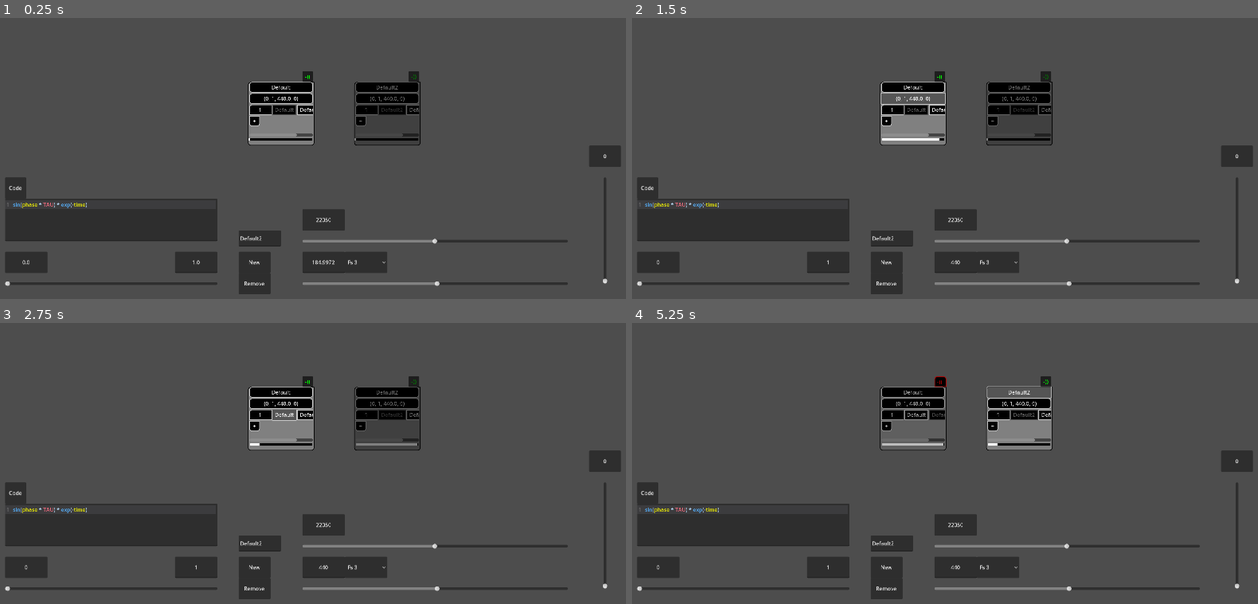
Above: before the commit, frames 1-4 (two rows, left to right).
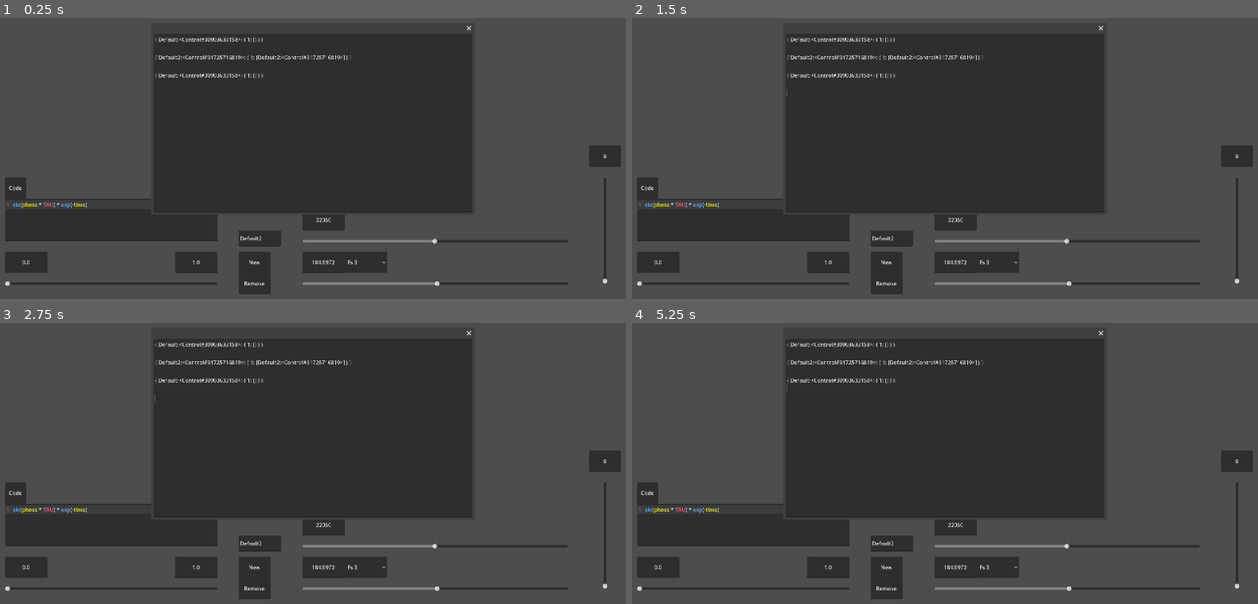
Above: after the commit, the same moments.

Repository: MarshallNekiu/SoundCreator
Game: Godot game, scene res://scenes/main_scene.tscn
Two runs of this game, one before a commit and one after it. Both use one fixed random seed, a clock stepped at 60 frames per second and the inputs below.
Inputs:
- Up to frame 1 (0.25 s): no input
- Up to frame 2 (1.5 s): click "Default" at 0.5 s; click "(0, 1, 440.0, 0)" at 1.25 s
- Up to frame 3 (2.75 s): click "Default" at 2 s
- Up to frame 4 (5.25 s): click "Default2" at 2.75 s; click "+" at 3.5 s; click "-))" at 4.25 s; click "Default2" at 5 s

The runs differ from the first frame. In frame 1, 30% of the frame differs, in the area x 24-76%, y 2-70%; in frame 2, 30%; in frame 3, 30%; in frame 4, 31%, in the area x 3-76%, y 2-88%.
Error after the commit: Invalid assignment of property or key 'text' with value of type 'String' on a base object of type 'null instance'. (res://scripts/sub_control.gd:47)

Commit message:
Add files via upload

Diff:
--- /dev/null
+++ b/scripts/NodeD.gd
@@ -0,0 +1,47 @@
+extends Node2D
+
+
+func _ready():
+	var found := [await get_signals(self, [], true), ""]
+	for i in found[0]:
+		found[1] += str(i) + "\n"
+		for j in found[0][i]:
+			found[1] += str(j) + "\n"
+		found[1] += "\n"
+	OS.alert(found[1], "Connections to: Test._ready and lambdas")
+
+
+func get_signals(node:Node = self, requested_method:Array[Callable] = [], show_lambdas := false)  -> Dictionary:
+	if not has_node("Window"):
+		var window := Window.new()
+		window.size = get_viewport_rect().size * 0.75
+		window.initial_position = Window.WINDOW_INITIAL_POSITION_CENTER_MAIN_WINDOW_SCREEN
+		var text := TextEdit.new()
+		text.size = window.size
+		window.add_child(text, true)
+		add_child(window, true)
+		window.connect("close_requested", func ():
+			text.clear()
+			window.set_block_signals(true)
+			await get_signals()
+			window.set_block_signals(false))
+		window.connect("size_changed", func (): text.size = window.size)
+
+	var found := {node: []}
+	var indent := ""
+	for i in range(str(node.get_path()).split("/").size() * 3 - 8): indent += "\t"
+	$Window/TextEdit.text += "\n\n" + indent + node.name + "\n" + indent + str(node.get_path()) + "\n"
+	for SIGNAL in node.get_signal_list():
+		for CONNECTION in node.get_signal_connection_list(SIGNAL["name"]):
+				await get_tree().create_timer(0.01).timeout
+				if requested_method.is_empty() and not show_lambdas:
+					$Window/TextEdit.text +=  "\t\t\t" + indent + str(CONNECTION["signal"]) + "\t\t\t\t\t\t" + str(CONNECTION["callable"]) + "\n"
+					found[node].append(CONNECTION)
+					continue
+				if CONNECTION["callable"] in requested_method or (show_lambdas and "<anonymous lambda>(lambda)" == str(CONNECTION["callable"])):
+					$Window/TextEdit.text += "\t\t\t" + indent + str(CONNECTION["signal"]) + "\t\t\t\t\t\t" + str(CONNECTION["callable"]) + "\t\t\t\tREQUESTED CONNECTION\n"
+					found[node].append(CONNECTION)
+	if found[node].is_empty(): found.erase(node)
+	for i in node.get_children():
+		found.merge(await get_signals(i, requested_method, show_lambdas))
+	return found
--- a/scripts/generator.gd
+++ b/scripts/generator.gd
@@ -1,6 +1,7 @@
 extends AudioStreamPlayer2D
 
 
+var waves := ["sin(phase * TAU) * exp(-time)"]
 var vol := false
 var frame := 0
 var executer := Expression.new()
@@ -12,10 +13,13 @@
 var time:float = 0
 
 
-func _init():
-	AudioServer.add_bus(-1)
-	bus = AudioServer.get_bus_name(-1)
-	executer.parse("sin(phase * TAU) * exp(-time)")
+func set_values(values := {"time_start": 0, "time_end": 1.0, "hz": 440.0, "volume": 0, "mix_rate": Global.mix_rate[2]}):
+	time_start = values["time_start"]
+	time_end = values["time_end"]
+	hz = values["hz"]
+	stream.mix_rate = values["mix_rate"]
+	increment = hz / stream.mix_rate
+	volume_db = values["volume"]
 
 
 func _process(_delta):
@@ -24,11 +28,14 @@
 
 func fill_buffer():
 	frame += 1
-	time = time_end - $Time.time_left
+	time = 3.0 - $Time.time_left
 
 	for i in range(get_stream_playback().get_frames_available()):
 
-		var equation = executer.execute([], self)
+		var equation := 0 as float
+		for j in waves:
+			executer.parse(j)
+			equation += executer.execute([], self)
 
 		get_stream_playback().push_frame(Vector2.ONE * equation)
 
@@ -38,9 +45,9 @@
 
 
 func create_track():
-	increment = hz / (stream.mix_rate)
+	increment = hz / stream.mix_rate
 	frame = -1
-	$Time.start(time_end - time_start)
+	$Time.start(3.0 - time_start)
 	process_mode = Node.PROCESS_MODE_INHERIT
 	vol = true
 
--- a/scripts/main_scene.gd
+++ b/scripts/main_scene.gd
@@ -1,11 +1 @@
 extends Node2D
-
-
-# Called when the node enters the scene tree for the first time.
-func _ready():
-	pass # Replace with function body.
-
-
-# Called every frame. 'delta' is the elapsed time since the previous frame.
-func _process(delta):
-	pass
--- a/scripts/sub.gd
+++ b/scripts/sub.gd
@@ -1,11 +1,16 @@
 extends Control
 
-signal connect(node: String)
-signal focused()
-signal start()
+signal connect(connection: Dictionary)
+signal disconnect(connection: Dictionary)
+signal focused(SELF: Control)
+signal start(SELF: Control)
+signal debug(data)
 
-@onready var connections := {$Box/ScrollBox/VBox/HBox/Time.text: [get_parent().get_node($Box/ScrollBox/VBox/HBox/Connection.text)] }
+@onready var connections:Dictionary = {$Box/ScrollBox/VBox/HBox/Time.text.to_float(): [get_parent().get_node($Box/ScrollBox/VBox/HBox/Connection.text)] as Array[Control]}
 @onready var default_h_box := $Box/ScrollBox/VBox/HBox.duplicate()
+
+var values := {"time_start": 0 as float, "time_end": 1.0, "hz": 440.0, "volume": 0 as float, "mix_rate": Global.mix_rate[2] as int}
+var code := "sin(phase * TAU) * exp(-time)"
 
 
 func _ready():
@@ -14,50 +19,38 @@
 	create()
 
 
-func set_values(vals: Vector4, mix_rate: float):
-	$Generator.time_start = str("%.2f" % vals.x).to_float()
-	$Generator.time_end = str("%.2f" % vals.y).to_float()
-	$Generator/Track.max_value = str("%.2f" % vals.y).to_float()
-	$Generator.hz = str("%.4f" % vals.z).to_float()
-	$Generator.volume_db = str("%.2f" % vals.w).to_float()
-	if mix_rate: $Generator.stream.mix_rate = mix_rate
+func set_values(vals := {"time_start": 0 as float, "time_end": 1.0, "hz": 440.0, "volume": 0 as int, "mix_rate": Global.mix_rate[2] as int}):
+	for i in vals:
+		match i:
+			"time_start":
+				values[i] = clamp(vals[i], 0, 599.99)
+			"time_end":
+				values[i] = clamp(vals[i], 0.01, 600.0)
+			"hz":
+				values[i] = clamp(vals[i], 1.0, 1000.0)
+			"volume":
+				values[i]= clamp(vals[i], 0, 24)
+			"mix_rate":
+				values[i] = clamp(vals[i], 5, 48000)
 
-	$Box/Values.text = str(vals)
-
-
-func focus():
-	emit_signal("focused")
+	$Box/Values.text = str(Vector4(values["time_start"], values["time_end"], values["hz"], values["volume"]))
 
 
 func create():
+	emit_signal("disconnect", connections)
 	connections.clear()
 
-	for i in $Timer.get_children():
-		i.queue_free()
+	for hbox in $Box/ScrollBox/VBox.get_children().filter(func (x): return x.is_in_group("HBox")) as Array[HBoxContainer]:
+		connections.merge( {hbox.get_node("Time").text.to_float(): []} )
 
-	for hbox in $Box/ScrollBox/VBox.get_children().filter(func (x): return x.is_in_group("HBox")):
-		connections.merge({hbox.get_node("Time").text: []} )
+		for connection in hbox.get_children().filter(func (x): return x.is_in_group("Connection")) as Array[Button]:
+			if connection.modulate == Color.DIM_GRAY or connections[hbox.get_node("Time").text.to_float()].has(get_parent().get_node(connection.text)): continue
+			connections[hbox.get_node("Time").text.to_float()].append(get_parent().get_node(connection.text))
 
-		for connection in hbox.get_children().filter(func (x): return x.is_in_group("Connection")):
-			if connection.modulate == Color.DIM_GRAY or connections[hbox.get_node("Time").text].has(get_parent().get_node(connection.text)): continue
-			connections[hbox.get_node("Time").text].append(get_parent().get_node(connection.text))
+	emit_signal("connect", connections)
 
-	for i in connections:
-		var time := Timer.new()
-		time.name = "Timer - " + i
-		time.wait_time = i.to_float()
-		time.one_shot = true
-		start.connect(time.start)
-
-		for j in connections[i]:
-			time.connect("timeout", j.play)
-
-		$Timer.add_child(time, true)
-
-
-func play():
-	$Generator.call("create_track")
-	emit_signal("start")
+	await get_tree().create_timer(0.1).timeout
+	emit_signal("debug", {self: connections})
 
 
 func _on_connected_toggled(toggled_on):
@@ -65,38 +58,59 @@
 		create()
 		$Connected.modulate = Color.GREEN
 	else:
-		for i in $Timer.get_children(): i.queue_free()
+		emit_signal("disconnect", connections)
 		$Connected.modulate = Color.RED
 
 
-func add_connection(node: String, HBox: HBoxContainer):
+func _on_add_time_text_submitted(new_text: String):
+	$Box/ScrollBox/VBox.add_child(default_h_box.duplicate(), true)
+	$Box/ScrollBox/VBox.get_child(-1).get_node("Time").text = new_text
+	$Box/ScrollBox/VBox.get_child(-1).get_node("Connection").queue_free()
+	$Box/ScrollBox/VBox.move_child($Box/ScrollBox/VBox.get_child(-1), -2)
+
+
+func _on_add_connection_text_submitted(text: LineEdit):
+	if not get_parent().has_node(text.text as String):
+		OS.alert(text.text + " Not Found")
+		return
+	elif text.text in text.get_parent().get_children().filter(func (x: Control): return x.is_in_group("Connection")).map(func (x: Button): return x.text):
+		OS.alert("Not Duplicate")
+		return
 	var connection:Button = $Box/ScrollBox/VBox/HBox/Connection.duplicate()
 	connection.modulate = Color.WHITE
-	connection.text = node
-	HBox.add_child(connection, true)
-	HBox.move_child(connection, -2)
+	connection.text = text.text
+	text.get_parent().add_child(connection, true)
+	text.get_parent().move_child(connection, -2)
+
+	create()
+
+
+func toggle_connection(connection: Button):
+	connection.modulate = Color.WHITE if connection.modulate == Color.DIM_GRAY else Color.DIM_GRAY
+	create()
+
+
+func remove_connection(connection: Button):
+	await get_tree().create_timer(0.3).timeout
+	if connection.button_pressed and not connection == $Box/ScrollBox/VBox/HBox/Connection:
+		connection.queue_free()
+		create()
 
 
 func _on_h_box_child_entered_tree(node: Control):
-	if node.name == "Time": node.connect("text_submitted", func(new_text: String): create())
+	if node.is_in_group("Connection"):
+		node.connect("pressed", func (): toggle_connection(node))
+		node.connect("button_down", func(): remove_connection(node))
 
-	if node.name == "Control": node.get_node("Add").connect("pressed", func(): create())
-
-	if node.is_in_group("Connection"):
-		node.connect("pressed", func ():
-			node.modulate = Color.WHITE if node.modulate == Color.DIM_GRAY else Color.DIM_GRAY
-			create())
-
-		node.connect("button_down", func(): get_tree().create_timer(0.3).connect("timeout", func(): if node.button_pressed and not node == $Box/ScrollBox/VBox/HBox/Connection: node.queue_free()) )
-
-		if connections.has(node.get_parent().get_node("Time").text):
-			node.connect("tree_exiting", func (): connections[node.get_parent().get_node("Time").text].erase(get_parent().get_node(node.text)) )
+	if "Add" in node.name: node.connect("text_submitted", func(new_text): _on_add_connection_text_submitted(node))
 
 
-func _on_move_button_down():
+func _on_move_button_down(button: NodePath):
 	await get_tree().create_timer(0.3).timeout
+	while get_node(button).button_pressed:
+		position = Global.pos_to_grid(get_global_mouse_position())
+		await get_tree().create_timer(0.01).timeout
 
-	while $Box/Name.button_pressed or $Box/Values.button_pressed:
-		var gm = get_global_mouse_position()
-		global_position = Vector2((32 - int(gm.x) % 32) + int(gm.x) - 256,  (32 - int(gm.y) % 32) + int(gm.y))
-		await get_tree().create_timer(0.01).timeout
+
+func _on_focus():
+	emit_signal("focused", self)
--- a/scripts/sub_control.gd
+++ b/scripts/sub_control.gd
@@ -1,40 +1,75 @@
 extends Control
 
 @onready var sub:Control = $SubBlocks/Default
+var time = 0
+var times: Array[float]
+var connections: Dictionary
+
+
+func _on_connect(node_connections: Dictionary):
+	for i in node_connections:
+		if not connections.has(i):
+			connections.merge({i: node_connections[i]})
+		else:
+			for j in node_connections[i]:
+				if not connections[i].has(j):
+					connections[i].append(j)
+	OS.alert(str(connections), "Connect")
+
+
+func _on_disconnect(node_connections:Dictionary):
+	for i in node_connections:
+		if connections.has(i):
+			for j in node_connections[i]:
+				if connections[i].has(j):
+					connections[i].erase(j)
+	OS.alert(str(connections), "Disconnect")
+
+
+func _on_debug(data):
+	if not has_node("Window"):
+		var window := Window.new()
+		window.size = get_viewport_rect().size * 0.5
+		window.initial_position = Window.WINDOW_INITIAL_POSITION_CENTER_MAIN_WINDOW_SCREEN
+		add_child(window, true)
+		window.connect("close_requested", func (): window.queue_free())
+		var text := TextEdit.new()
+		text.size = window.size
+		window.add_child(text, true)
+
+	await get_tree().create_timer(0.1).timeout
+
+	$Window/TextEdit.text += str(data) + "\n\n"
 
 
 func _ready():
-	await get_tree().create_timer(0.1).timeout
+	$SubBlocks/Default/Box/ScrollBox/VBox/HBox/Connection.emit_signal("pressed")
+	$SubBlocks/Default/Box/ScrollBox/VBox/HBox/AddConnection.text = "Default2"
+	$SubBlocks/Default/Box/ScrollBox/VBox/HBox/AddConnection.emit_signal("text_submitted", "Default2")
 
-	$SubBlocks/Default/Box/ScrollBox/VBox/HBox/Connection.emit_signal("pressed")
-	$SubBlocks/Default.call("add_connection", $UI/Connection.text, $SubBlocks/Default/Box/ScrollBox/VBox/HBox)
-	$SubBlocks/Default.call("create")
+	$SubBlocks/Default2/Box/ScrollBox/VBox/HBox/Time.text = "2.0"
+	$SubBlocks/Default2/Box/ScrollBox/VBox/HBox/Time.emit_signal("text_sumbmitted", "2.0")
+	$SubBlocks/Default2/Box/ScrollBox/VBox/HBox/Connection.emit_signal("pressed")
+	$SubBlocks/Default2/Box/ScrollBox/VBox/HBox/AddConnection.text = "Default"
+	$SubBlocks/Default2/Box/ScrollBox/VBox/HBox/AddConnection.emit_signal("text_submitted", "Default")
 
-	$SubBlocks/Default2/Box/ScrollBox/VBox/HBox/Connection.emit_signal("pressed")
-	$SubBlocks/Default2.call("add_connection", "Default", $SubBlocks/Default2/Box/ScrollBox/VBox/HBox)
-	$SubBlocks/Default2.call("create")
+
+func _on_focus(node: Control):
+	if not is_instance_valid(sub): return
+	sub.modulate = Color.DIM_GRAY
+	sub = node
+	sub.modulate = Color.WHITE
 
 
 func _on_sub_blocks_child_entered_tree(node: Control):
-	node.connect("focused", func ():
-		if not is_instance_valid(sub): return
-		sub.modulate = Color.GRAY
-		sub = node
-		sub.modulate = Color.WHITE
-		refresh_values(sub.get_node("Box/Values").text)
-		$UI/MixRate.set_value_no_signal(sub.get_node("Generator").stream.mix_rate)
-		$UI/MixRate/Text.text = str($UI/MixRate.value)
-		)
-
-	node.emit_signal("focused")
-
-	node.get_node("Box/ScrollBox/VBox").connect("child_entered_tree", func(hbox: Control):
-		if hbox.is_in_group("HBox"):
-			hbox.get_node("Control/Add").connect("pressed", func (): node.call("add_connection", $UI/Connection.text, hbox)) )
+	node.connect("connect", _on_connect)
+	node.connect("disconnect", _on_disconnect)
+	node.connect("debug", _on_debug)
+	node.connect("focused", _on_focus)
+	node.emit_signal("focused", node)
 
 
-func refresh_values(values: String):
-	var vals := Vector4(values.get_slice(",", 0).erase(0, 1).to_float(), values.get_slice(",", 1).to_float(), values.get_slice(",", 2).to_float(), values.get_slice(",", 3).get_slice(")", 0).to_float())
+func refresh_values(vals: Vector4):
 	$UI/Track.max_value = vals.y
 	$UI/Track/Start.text = str(vals.x)
 	$UI/Track.set_value_no_signal(vals.x)
@@ -46,7 +81,7 @@
 
 func _on_new_pressed():
 	var new_sub = preload("res://scenes/sub.tscn").instantiate()
-	new_sub.position += Vector2(512, 512)
+	new_sub.position = Window.WINDOW_INITIAL_POSITION_CENTER_MAIN_WINDOW_SCREEN
 	$SubBlocks.add_child(new_sub, true)
 
 
--- a/scripts/vi_ui.gd
+++ b/scripts/vi_ui.gd
@@ -1,23 +1,21 @@
 extends CanvasLayer
-
-var frequency:Array[float] = [32.7032, 34.6479, 36.7081, 38.8909, 41.2035, 43.6536, 46.2493, 48.9995, 51.9130, 55.0, 58.2705, 61.7354]
 
 
 func _init():
-	for i in range(5 * 12 - 12): frequency.append(frequency[int(i) % 12] * (2 ** ( (i / 12) + 1) ) )
+	for i in range(5 * 12 - 12): Global.frequency.append(Global.frequency[int(i) % 12] * (2 ** ( (i / 12) + 1) ) )
 
 
 func _ready():
 	var tones := ["C", "Cs", "D", "Ds", "E", "F", "Fs", "G", "Gs", "A", "As", "B"]
-	for i in range(frequency.size()):
+	for i in range(Global.frequency.size()):
 		$Frequency/Tone.add_item(tones[i % 12] + " " + str(i / 12 + 1) )
-	$Frequency/Tone.selected = frequency.size() / 2
-	$Frequency.max_value = frequency.size() - 1
-	$Frequency.value = frequency.size() / 2
+	$Frequency/Tone.selected = Global.frequency.size() / 2
+	$Frequency.max_value = Global.frequency.size() - 1
+	$Frequency.value = Global.frequency.size() / 2
 
 
 func change_values():
-	owner.sub.call("set_values", Vector4($Track/Start.text.to_float(), $Track/End.text.to_float(), $Frequency/Text.text.to_float(), $Volume.value), $MixRate.value)
+	get_parent().sub.call("set_values", {"time_start": $Track.value, "time_end": $Track.max_value, "hz": $Frequency/Text.text.to_float(), "volume": $Volume.value as int, "mix_rate": $MixRate.value})
 
 
 func _on_track_value_changed(value: float):
@@ -27,7 +25,7 @@
 
 func _on_end_text_submitted(new_text: String):
 	if not new_text.is_valid_float(): return
-	$Track.max_value = new_text.to_float()
+	$Track.max_value = str("%.2f" % new_text.to_float()) as float
 	change_values()
 
 
@@ -38,8 +36,8 @@
 
 
 func _on_frequency_value_changed(value):
-	$Frequency/Text.text = str(frequency[value])
-	_on_frequency_text_submitted(str(frequency[value]))
+	$Frequency/Text.text = str(Global.frequency[value])
+	_on_frequency_text_submitted(str(Global.frequency[value]))
 	$Frequency.set_value_no_signal(value)
 	$Frequency/Tone.selected = value
 
